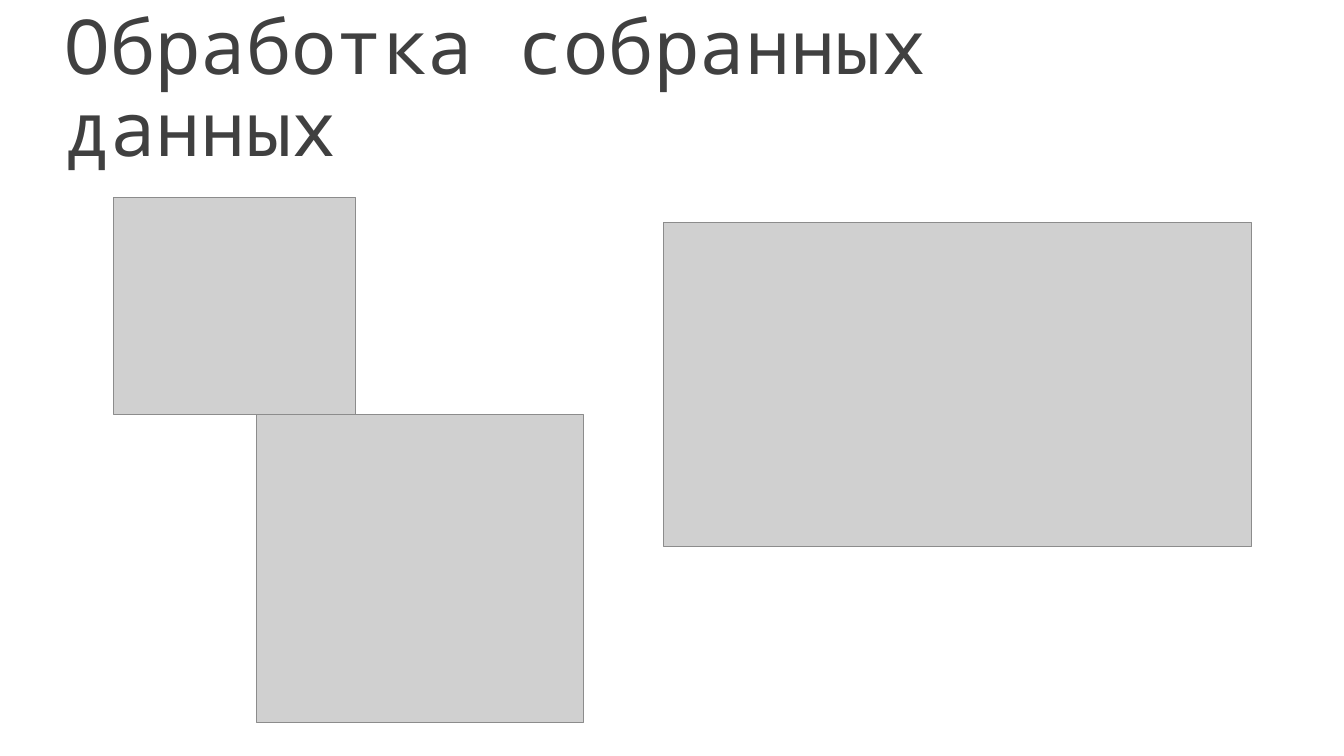
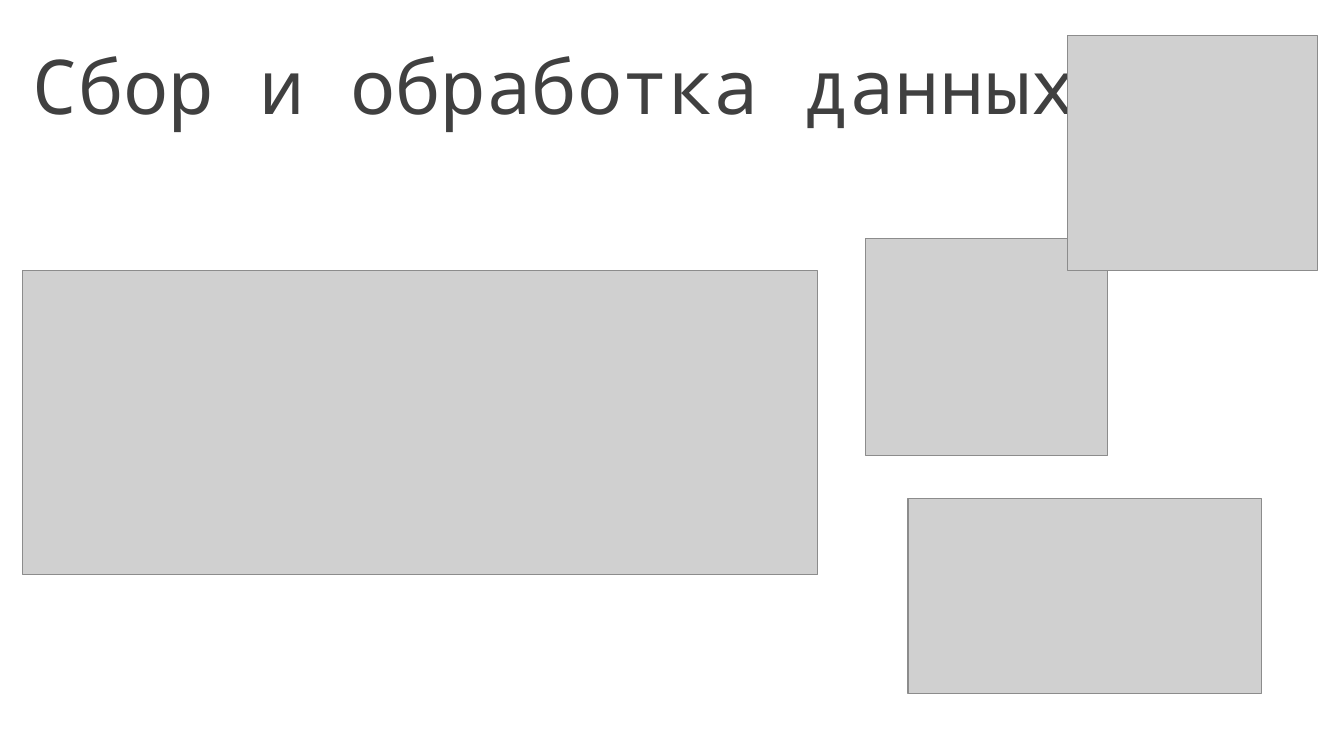
Before and after one commit to maksperskiy/Diploma, a slide deck: slide 4 of презентация.pptx. Drawn at 1344x756 pixels with LibreOffice and Linux fonts; fonts in the diff are those of the drawing; grey boxes stand for pictures. Boxes give left, top, right and bottom in pixels: in the first picture for what was removed or moved away, otherwise in the second. Text is boxed around its words. In the diff, an @@ line names an element or a change of style, - is before the commit and + after.

```diff
--- a/презентация.pptx
+++ b/презентация.pptx
@@ title at [33, 44, 1076, 134]: text changed @@
-Обработка собранных данных
+Сбор и обработка данных
@@ picture: place and size @@
-picture at [257, 414, 584, 723]
+picture at [1068, 35, 1318, 270]
@@ picture: place and size @@
-picture at [114, 198, 356, 415]
+picture at [866, 239, 1108, 457]
@@ picture added at [22, 271, 818, 576] @@
@@ picture: place and size @@
-picture at [663, 223, 1251, 546]
+picture at [908, 499, 1261, 694]
```
Also in this commit, not shown: 1 other file.
